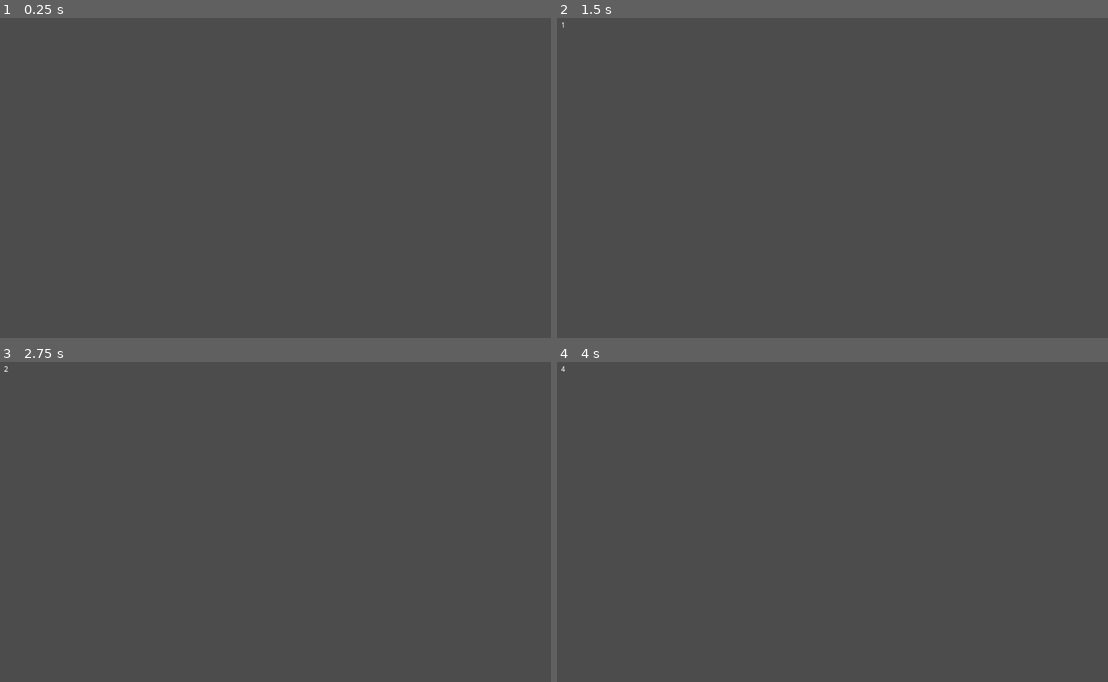
Above: before the commit, frames 1-4 (two rows, left to right).
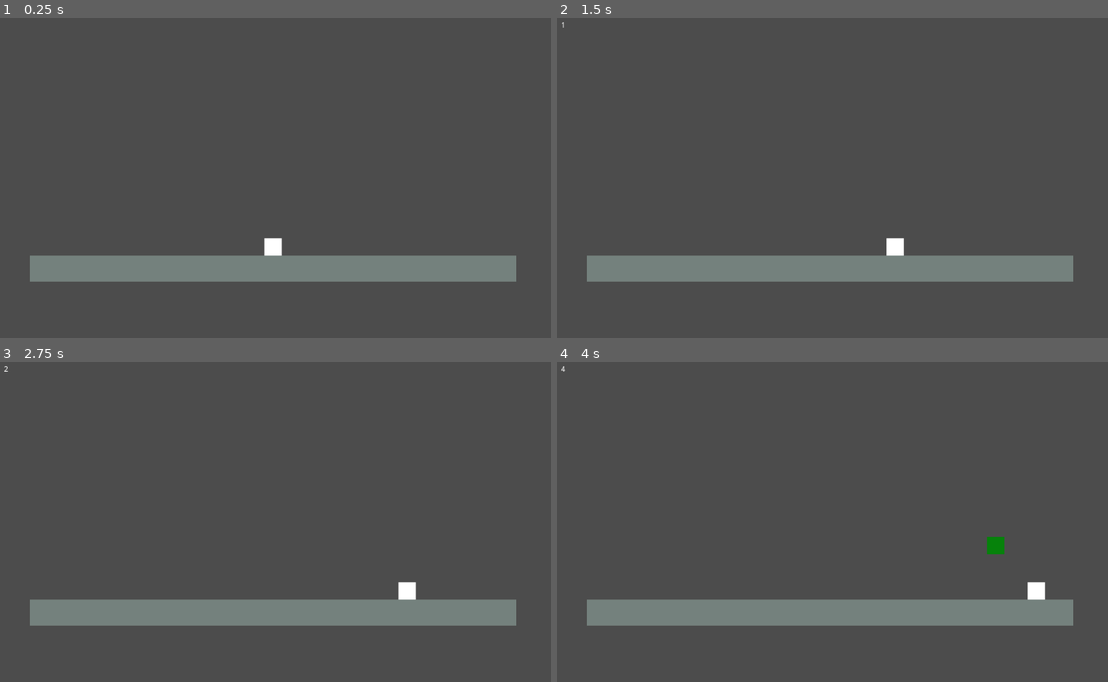
Above: after the commit, the same moments.

Repository: raulboo/gmtk-pre-jam-practice
Game: Godot game, scene res://prototypes/Prototype-1-car.tscn
The game is run twice, just before and just after one commit, with the same random seed, the same clock (stepped at 60 frames per second) and the same inputs.
Inputs:
- Up to frame 1 (0.25 s): no input
- Up to frame 2 (1.5 s): tap Enter at 0.5 s; hold Z (action) 0.53-1.28 s; tap Z (action) at 1.35 s
- Up to frame 3 (2.75 s): hold Z (action) from 2.03 s (still down)
- Up to frame 4 (4 s): release Z (action) at 2.78 s; tap Z (action) at 2.85 s; hold Z (action) from 3.53 s (still down)

The runs differ from the first frame. In frame 1, 7.5% of the frame differs, in the area x 5-94%, y 68-83%; in frame 2, 7.5%; in frame 3, 7.5%; in frame 4, 7.6%, in the area x 5-94%, y 54-83%.

Commit message:
Ready prototype done

Diff:
--- a/prototypes/Enemy.tscn
+++ b/prototypes/Enemy.tscn
@@ -11,4 +11,14 @@
 [node name="CollisionShape2D" type="CollisionShape2D" parent="."]
 shape = SubResource( 1 )
 
+[node name="ColorRect" type="ColorRect" parent="."]
+margin_left = -16.0
+margin_top = -16.0
+margin_right = 16.0
+margin_bottom = 16.0
+color = Color( 0.0235294, 0.509804, 0.0431373, 1 )
+__meta__ = {
+"_edit_use_anchors_": false
+}
+
 [connection signal="body_entered" from="." to="." method="_on_Enemy_body_entered"]
--- a/prototypes/Prototype-1-car.tscn
+++ b/prototypes/Prototype-1-car.tscn
@@ -38,14 +38,21 @@
 [node name="Spaceship" type="StaticBody2D" parent="."]
 position = Vector2( 0, 168 )
 script = ExtResource( 2 )
-__meta__ = {
-"_edit_group_": true
-}
 
 [node name="CollisionShape2D" type="CollisionShape2D" parent="Spaceship"]
 shape = SubResource( 1 )
 
 [node name="Tween" type="Tween" parent="Spaceship"]
+
+[node name="ColorRect" type="ColorRect" parent="Spaceship"]
+margin_left = -448.0
+margin_top = -24.0
+margin_right = 448.0
+margin_bottom = 24.0
+color = Color( 0.454902, 0.505882, 0.490196, 1 )
+__meta__ = {
+"_edit_use_anchors_": false
+}
 
 [node name="Car" type="KinematicBody2D" parent="." groups=[
 "player",
@@ -60,6 +67,15 @@
 shape = SubResource( 2 )
 
 [node name="Tween" type="Tween" parent="Car"]
+
+[node name="ColorRect" type="ColorRect" parent="Car"]
+margin_left = -16.0
+margin_top = -16.0
+margin_right = 16.0
+margin_bottom = 16.0
+__meta__ = {
+"_edit_use_anchors_": false
+}
 
 [node name="Camera2D" type="Camera2D" parent="."]
 current = true
Not shown, added: export_presets.cfg
Not shown, added: exports/proto-1/favicon.png.import
Not shown, added: exports/proto-1/index.png.import
Not shown, added: exports/proto-1/favicon.png
Not shown, added: exports/proto-1/index.audio.worklet.js
Not shown, added: exports/proto-1/index.html
Not shown, added: exports/proto-1/index.js
Not shown, added: exports/proto-1/index.pck
Not shown, added: exports/proto-1/index.png
Not shown, added: exports/proto-1/index.wasm
